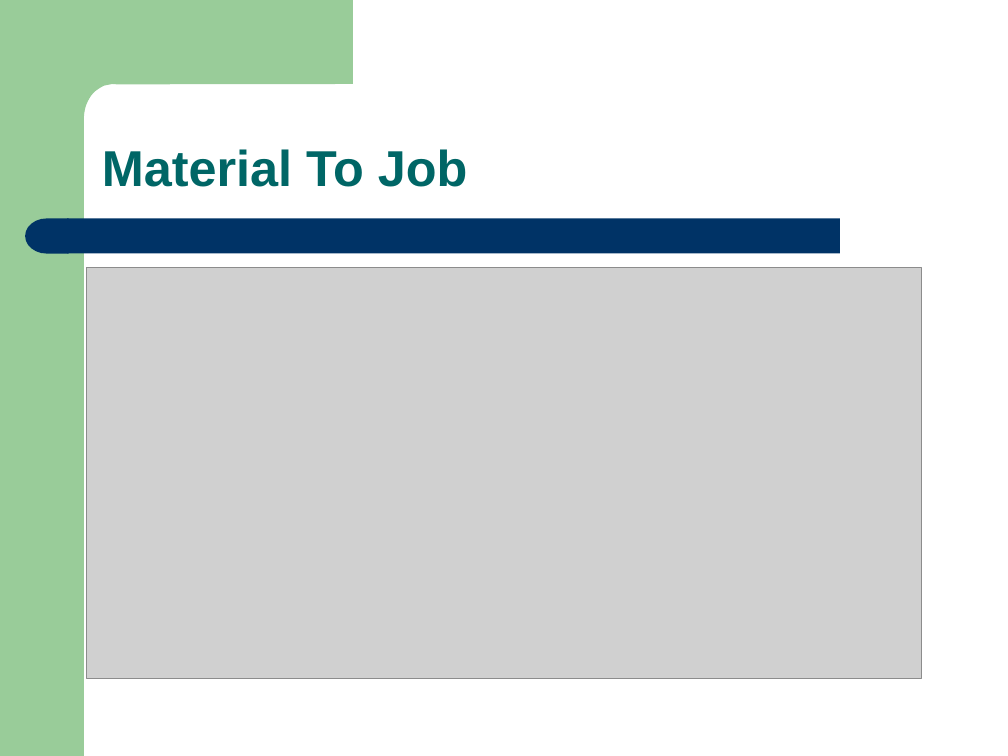
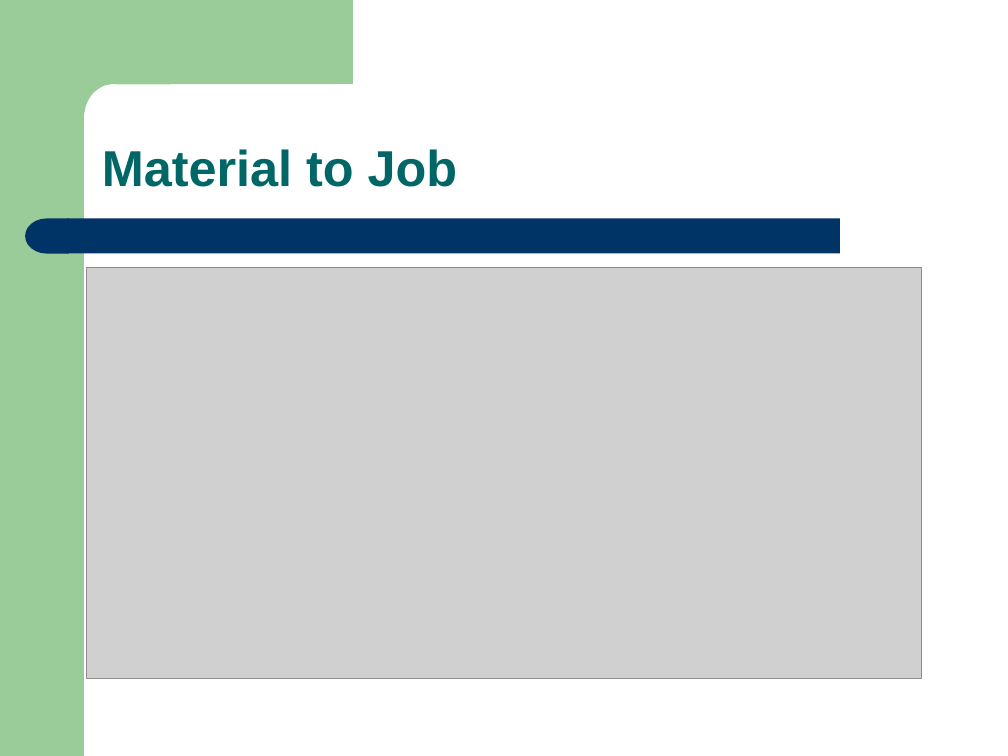
Before and after one commit to eseawind/simple-mrp, a slide deck: slide 61 of simple-mrp-doc/Simple_MRP_Present_V1.3_Final.ppt (slide 33 before the commit). Drawn at 1008x756 pixels with LibreOffice and Linux fonts; fonts in the diff are those of the drawing; grey boxes stand for pictures. Boxes give left, top, right and bottom in pixels: in the first picture for what was removed or moved away, otherwise in the second. Text is boxed around its words. In the diff, an @@ line names an element or a change of style, - is before the commit and + after.

```diff
--- a/simple-mrp-doc/Simple_MRP_Present_V1.3_Final.ppt
+++ b/simple-mrp-doc/Simple_MRP_Present_V1.3_Final.ppt
@@ text at box(102, 149, 458, 187): text changed @@
-Material To Job
+Material to Job
```
Also in this commit, not shown: 5 other slides changed, 4 other files.
